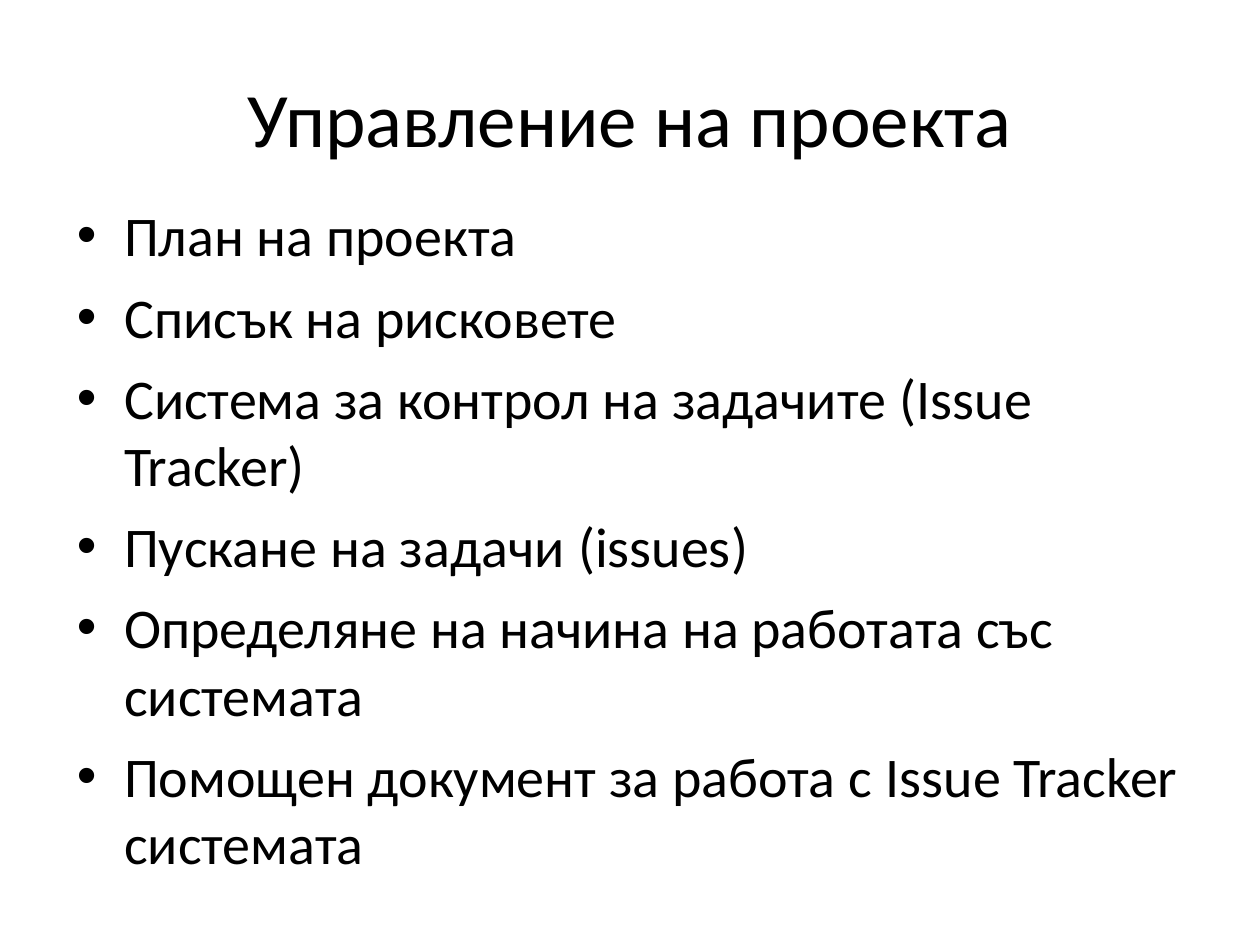
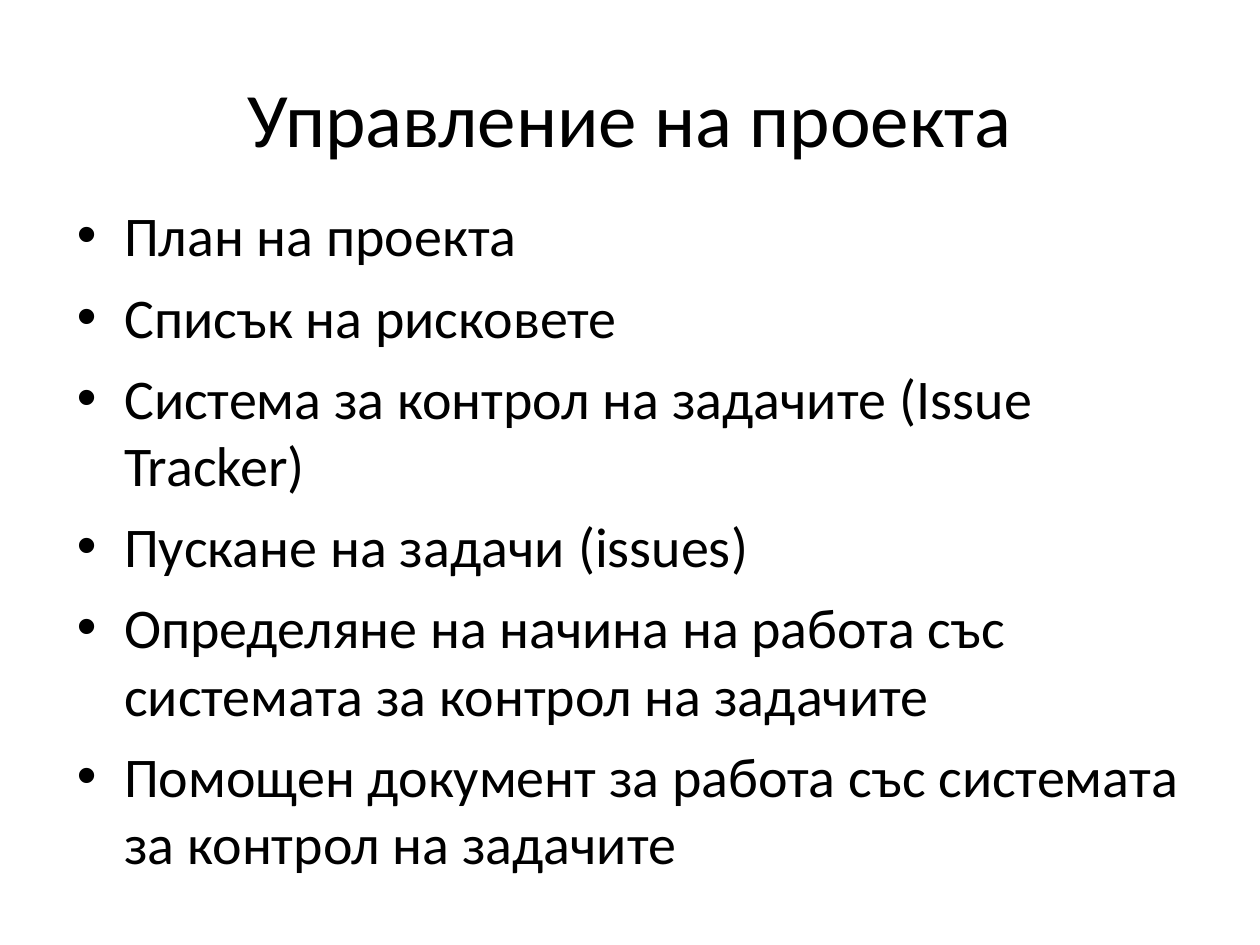
Before and after one commit to jasimcse/team2-strawberry, a slide deck: slide 4 of prezentaciq/venci.ppt. Drawn at 1260x945 pixels with LibreOffice and Linux fonts; fonts in the diff are those of the drawing. Boxes give left, top, right and bottom in pixels: in the first picture for what was removed or moved away, otherwise in the second. Text is boxed around its words. In the diff, an @@ line names an element or a change of style, - is before the commit and + after.

```diff
--- a/prezentaciq/venci.ppt
+++ b/prezentaciq/venci.ppt
@@ text at box(124, 610, 1177, 874): text changed @@
-• Определяне на начина на работата със системата
-• Помощен документ за работа с Issue Tracker системата
+• Определяне на начина на работа със системата за контрол на задачите
+• Помощен документ за работа със системата за контрол на задачите
```
Also in this commit, not shown: 8 other slides changed, 20 slides added, 4 slides removed.
